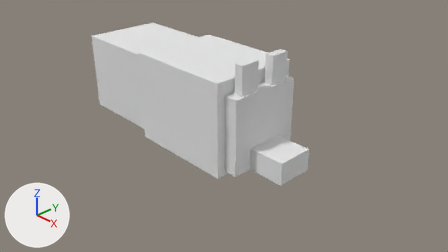
The Blender file Wolf.blend, before and after one commit.
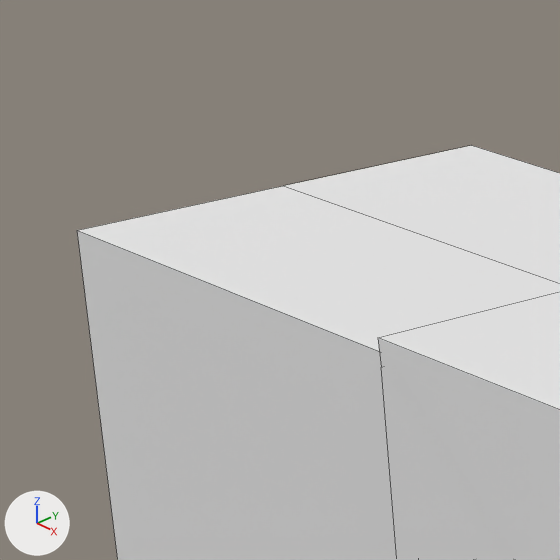
There are two pictures of each version: one from the file's camera 'Camera', one close up on the part from 18% to 37% of the width and 0% to 35% of the height. Lighting does not change. The marker at lower left points along +X, +Y and +Z. The close-ups show mesh edges as thin lines.
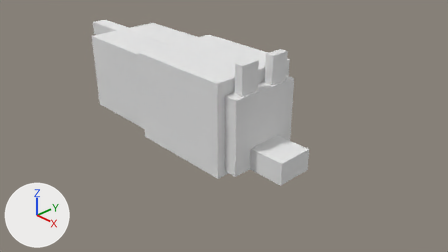
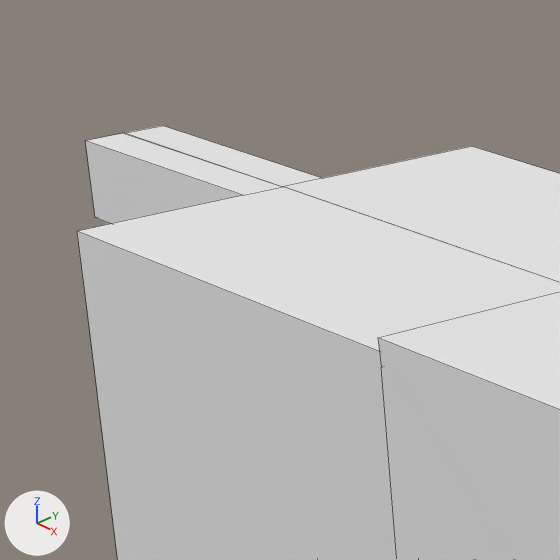
Edits to the bpy script that builds the scene:
```text
Change me_cube:
    used by ob_cube; location = (0.0, 0.0, 1.126)
    remove me_cube.from_pydata(...)  # 61 vertices, 37 faces, 2 loose edges; spans x -3.13..2.56, y -1.0..0.0, z -1.0..1.31
    add me_cube.from_pydata(...)  # 69 vertices, 43 faces, 2 loose edges; spans x -4.33..2.56, y -1.0..0.0, z -1.0..1.31
    me_cube part 1
    3 faces are deleted
    8 vertices are added at x -4.33..-3.12, y -0.91..0.0, z 0.56..0.9
    9 new faces join them
```

Location of each change, [x1, y1, x2, y2] in pixels of the close-ups (560 x 560 px):
'Cube', reshaped
    before: [77, 145, 560, 560]
    after: [77, 126, 560, 560]
